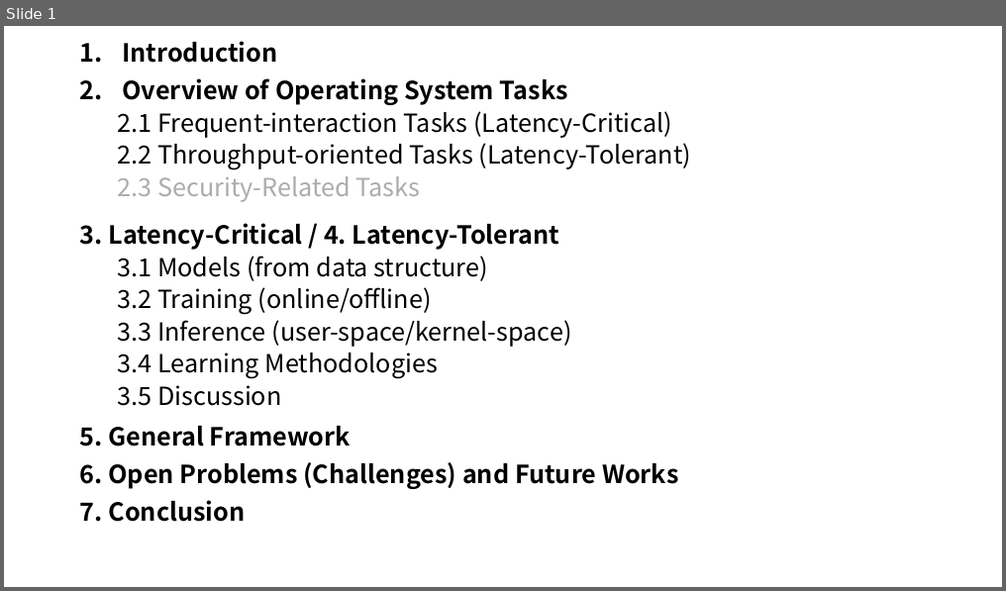
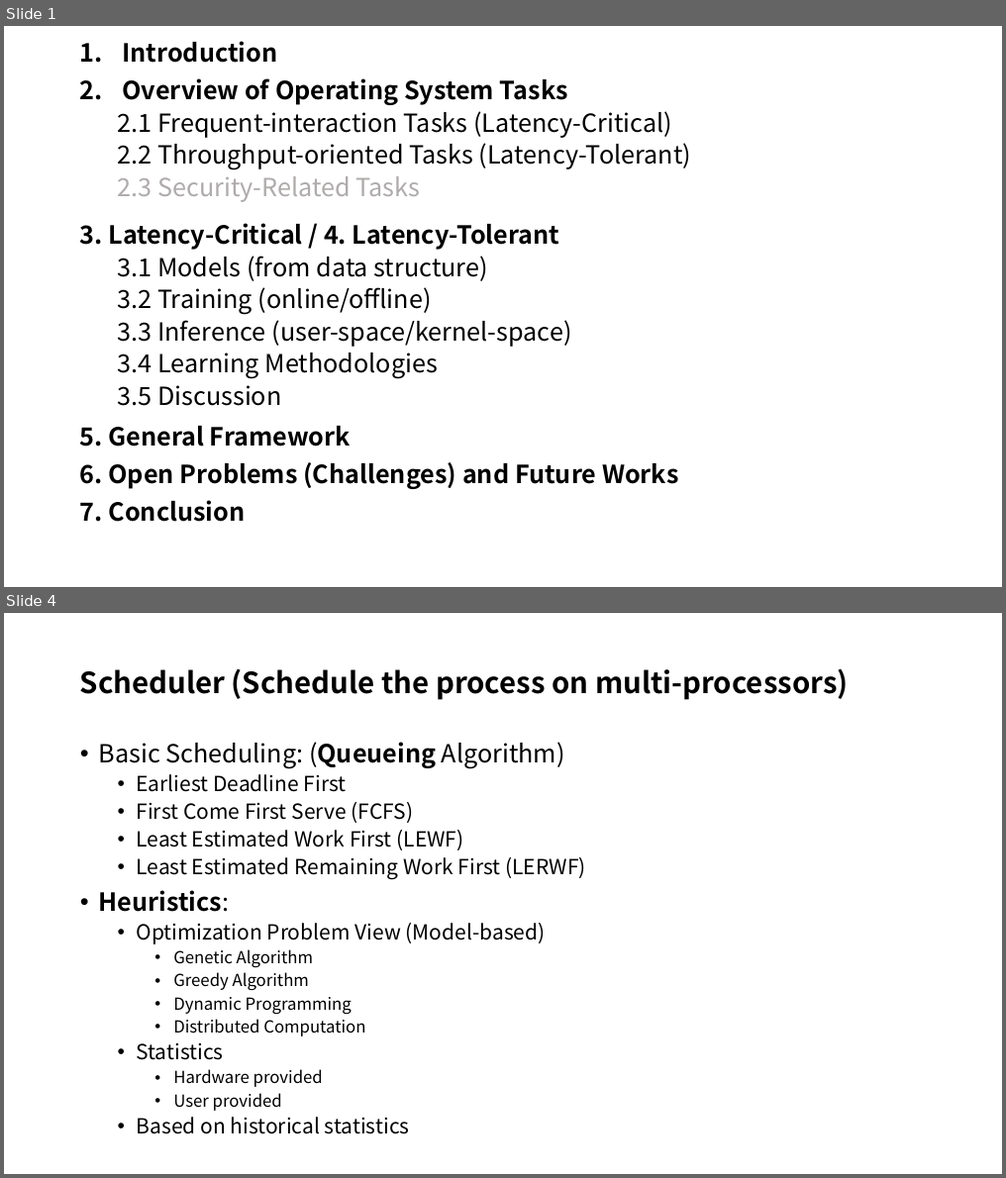
Before and after one commit to LiuYingying0104/AIOS, a slide deck: Papers/ML Apply in OS/updates.pptx. Shown one above the other, each under a label of ours: slide 1 before the commit, slides 1 and 4 after it; the slides between them are not shown. The pictures are 1006x591 and 1006x1178 pixels, drawn with LibreOffice and Linux fonts; fonts in the diff are those of the drawing. Boxes give left, top, right and bottom in pixels: in the first picture for what was removed or moved away, otherwise in the second. Text is boxed around its words. In the diff, an @@ line names an element or a change of style, - is before the commit and + after.

```diff
--- a/Papers/ML Apply in OS/updates.pptx
+++ b/Papers/ML Apply in OS/updates.pptx
@@ slide 4 added at (x1=4, y1=613, x2=1002, y2=1174), background #FFFFFF @@
@@ title added at (x1=80, y1=668, x2=848, y2=700), 28 pt, text #000000, bold @@
+Scheduler (Schedule the process on multi-processors)
@@ text added at (x1=99, y1=742, x2=586, y2=1135), 20 pt, text #000000 @@
+• Basic Scheduling: (Queueing Algorithm)
+  • Earliest Deadline First
+  • First Come First Serve (FCFS)
+  • Least Estimated Work First (LEWF)
+  • Least Estimated Remaining Work First (LERWF)
+• Heuristics:
+  • Optimization Problem View (Model-based)
+    • Genetic Algorithm
+    • Greedy Algorithm
+    • Dynamic Programming
+    • Distributed Computation
+  • Statistics
+    • Hardware provided
+    • User provided
+  • Based on historical statistics
```
Also in this commit, not shown: 2 slides changed, 1 other slide added, 1 other file.
